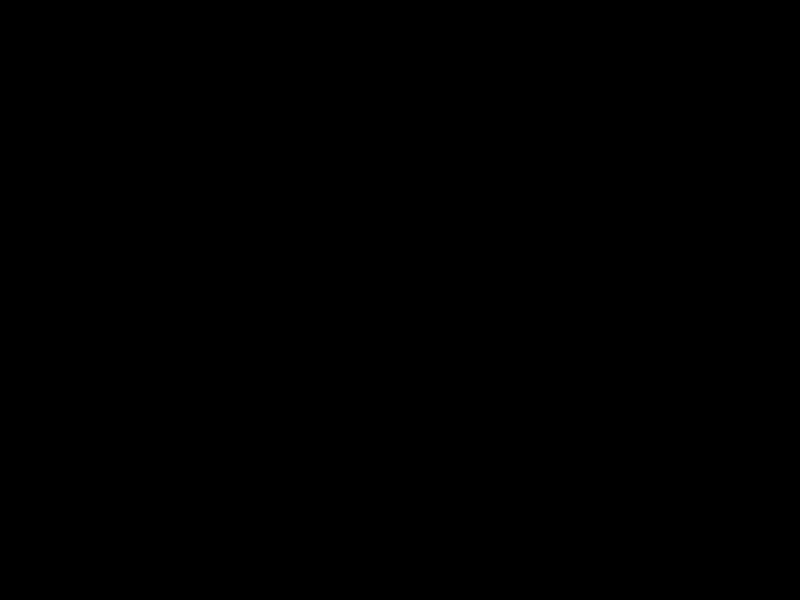
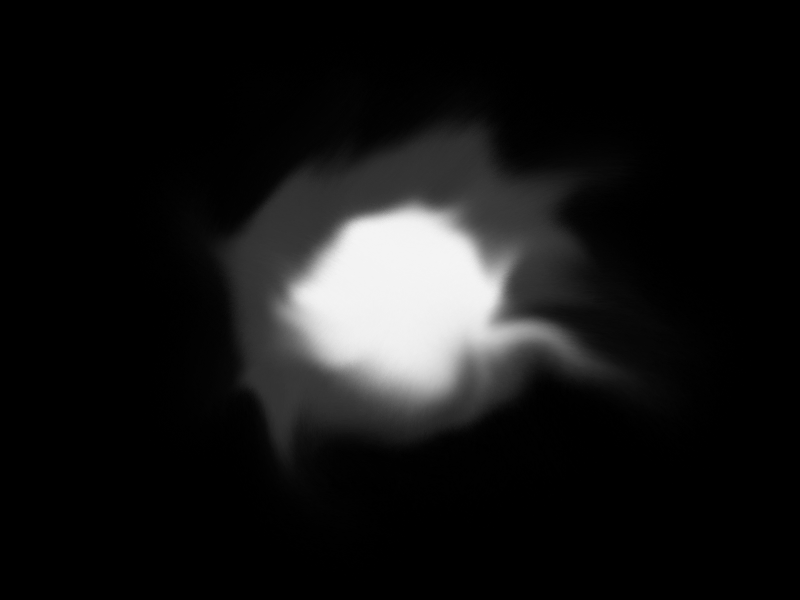
Before/after of a w=800, h=600 layered artwork. What changed in the layer stack:
added layer "Layer 6" above "Layer 7" over bbox(166, 72, 703, 517)
hid "Layer 1" over bbox(166, 72, 703, 517)
